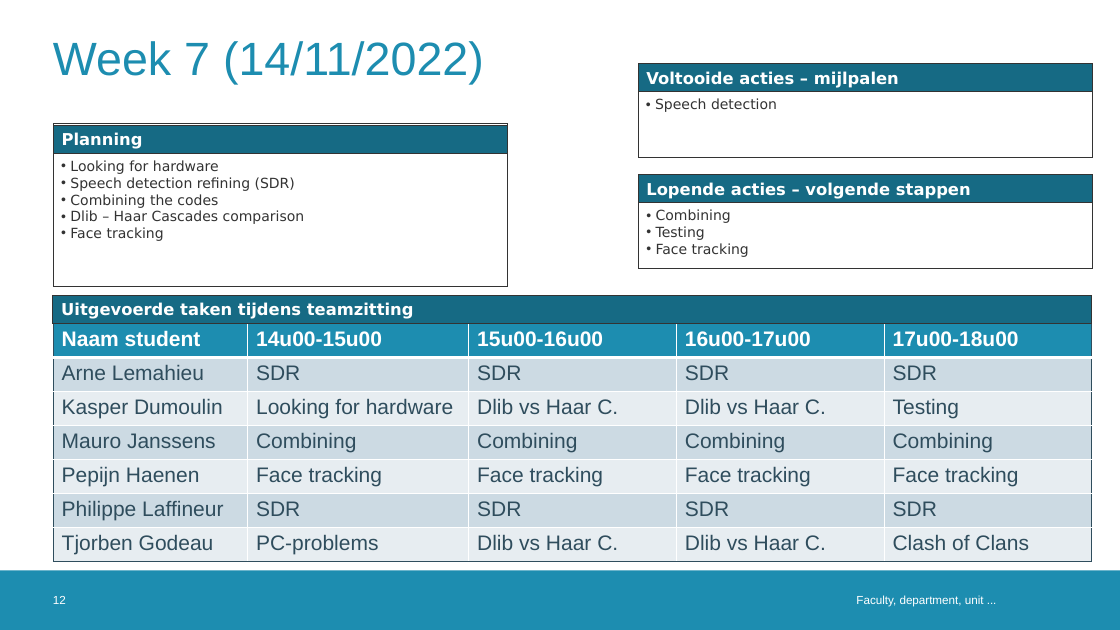
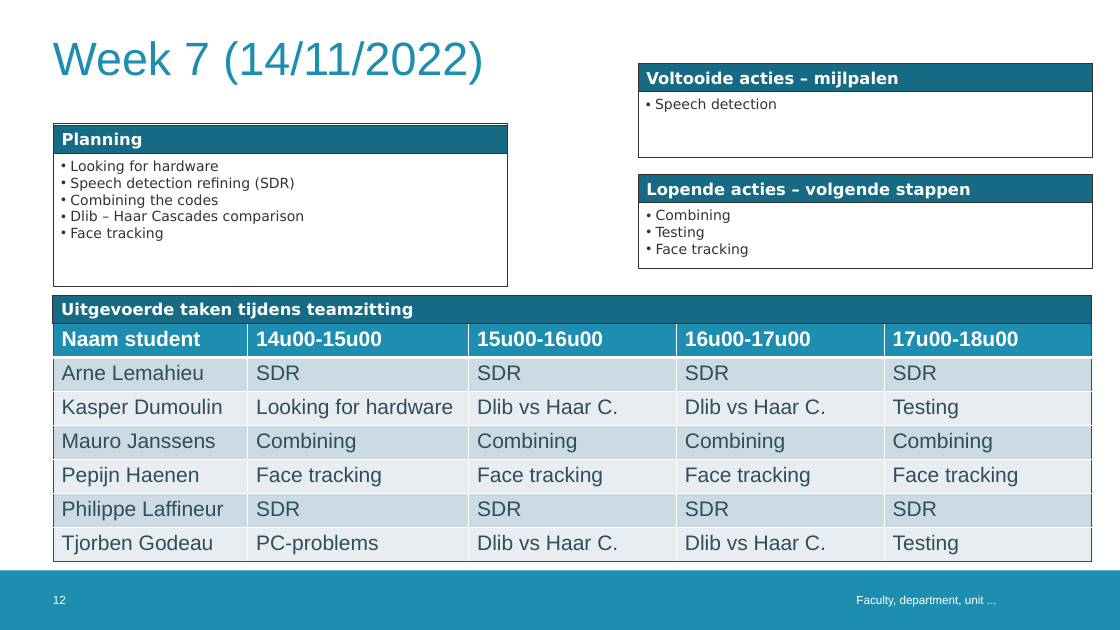
Before and after one commit to DoctorLego2003/Meeting-Owl, a slide deck: slide 12 of logboek_ESAT9A1.pptx. Drawn at 1120x630 pixels with LibreOffice and Linux fonts; fonts in the diff are those of the drawing; background and template pictures are left out. Boxes give left, top, right and bottom in pixels: in the first picture for what was removed or moved away, otherwise in the second. Text is boxed around its words. In the diff, an @@ line names an element or a change of style, - is before the commit and + after.

```diff
--- a/logboek_ESAT9A1.pptx
+++ b/logboek_ESAT9A1.pptx
@@ table at [54,323,1091,562] @@
-row 7, column 5: Clash of Clans
+row 7, column 5: Testing
```
